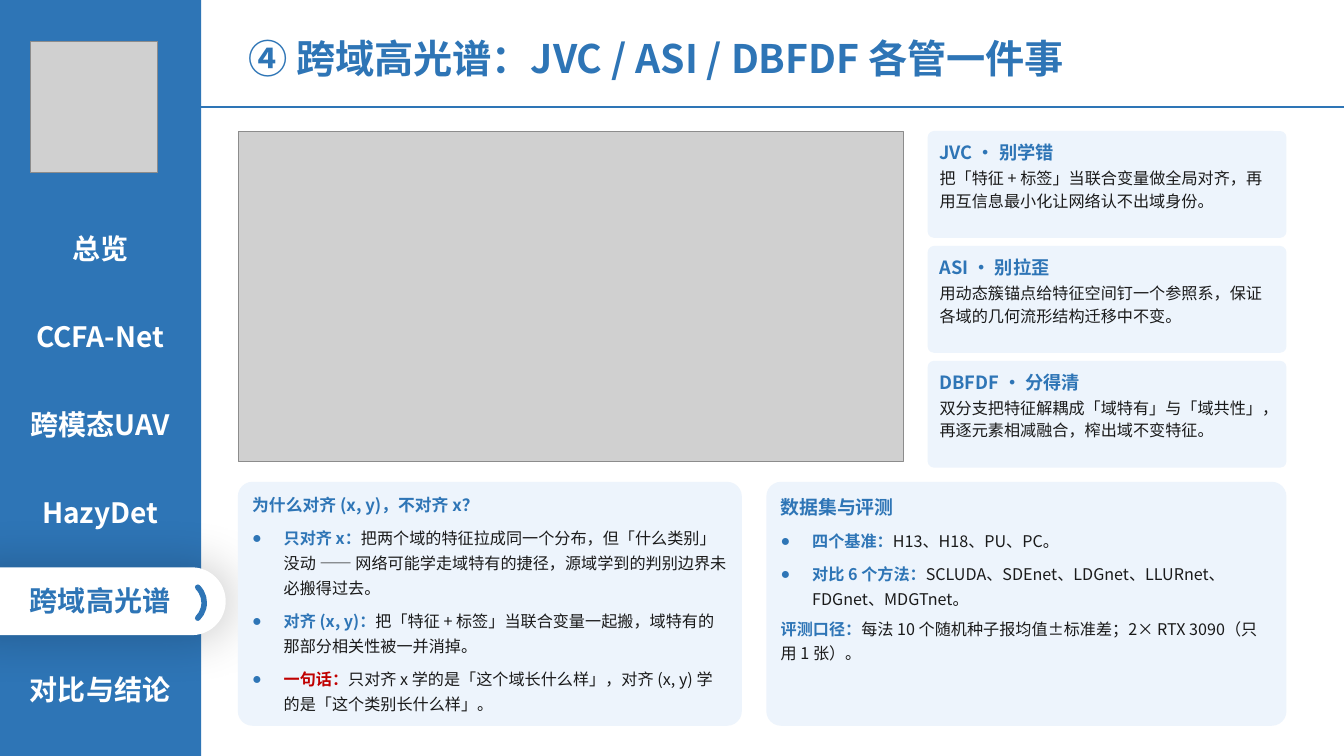
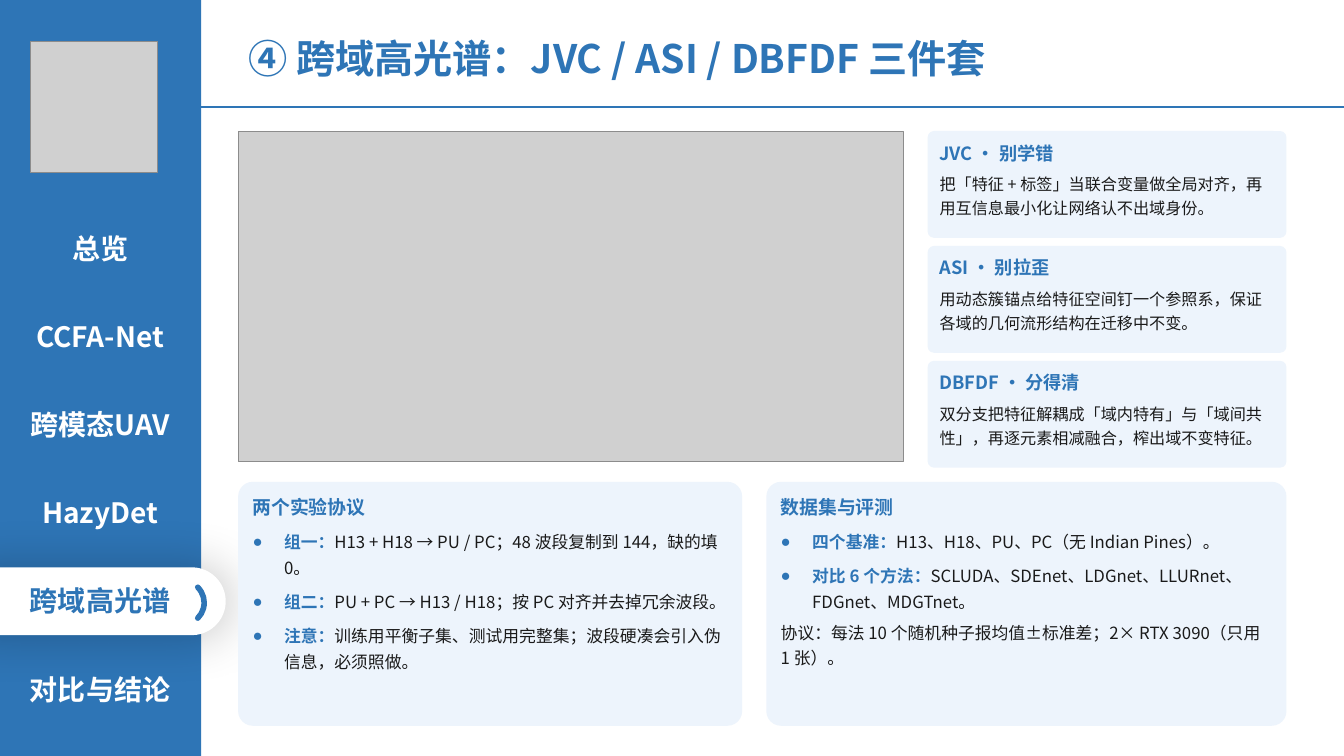
Before and after one commit to 139876/paper-notes, a slide deck: slide 14 of 论文精读/3-HazyDet精读/附件/四篇论文-组会汇报.pptx. Drawn at 1344x756 pixels with LibreOffice and Linux fonts; fonts in the diff are those of the drawing; grey boxes stand for pictures. Boxes give left, top, right and bottom in pixels: in the first picture for what was removed or moved away, otherwise in the second. Text is boxed around its words. In the diff, an @@ line names an element or a change of style, - is before the commit and + after.

```diff
--- a/论文精读/3-HazyDet精读/附件/四篇论文-组会汇报.pptx
+++ b/论文精读/3-HazyDet精读/附件/四篇论文-组会汇报.pptx
@@ text at <box>248,39,985,77</box>: text changed @@
-④ 跨域高光谱：JVC / ASI / DBFDF 各管一件事
+④ 跨域高光谱：JVC / ASI / DBFDF 三件套
@@ rounded rectangle "JVC · 别学错" at <box>928,131,1287,238</box>: line spacing 1.15 to 1.18; less space between paragraphs; line spacing 1.15 to 1.25; more space between paragraphs @@
@@ text in rounded rectangle at <box>940,291,1263,331</box>: text changed @@
-用动态簇锚点给特征空间钉一个参照系，保证各域的几何流形结构迁移中不变。
+用动态簇锚点给特征空间钉一个参照系，保证各域的几何流形结构在迁移中不变。
@@ text in rounded rectangle at <box>940,406,1263,446</box>: text changed @@
-双分支把特征解耦成「域特有」与「域共性」，再逐元素相减融合，榨出域不变特征。
+双分支把特征解耦成「域内特有」与「域间共性」，再逐元素相减融合，榨出域不变特征。
@@ text in rounded rectangle at <box>253,498,726,670</box>: text changed; size 11.5 to 12 pt @@
-为什么对齐 (x, y)，不对齐 x？
-● 只对齐 x：把两个域的特征拉成同一个分布，但「什么类别」没动 —— 网络可能学走域特有的捷径，源域学到的判别边界未必搬得过去。
-● 对齐 (x, y)：把「特征 + 标签」当联合变量一起搬，域特有的那部分相关性被一并消掉。
-● 一句话：只对齐 x 学的是「这个域长什么样」，对齐 (x, y) 学的是「这个类别长什么样」。
+两个实验协议
+● 组一：H13 + H18 → PU / PC；48 波段复制到 144，缺的填 0。
+● 组二：PU + PC → H13 / H18；按 PC 对齐并去掉冗余波段。
+● 注意：训练用平衡子集、测试用完整集；波段硬凑会引入伪信息，必须照做。
@@ text in rounded rectangle at <box>812,533,1219,550</box>: text changed; size 11.5 to 12 pt @@
-● 四个基准：H13、H18、PU、PC。
+● 四个基准：H13、H18、PU、PC（无 Indian Pines）。
@@ text in rounded rectangle at <box>812,567,1242,609</box>: size 11.5 to 12 pt in "对比 6 个方法：SCLUDA、SDEnet、LDGnet、LLURnet、FDGnet、MDGTnet。" @@
@@ text in rounded rectangle at <box>781,625,1261,666</box>: text changed; size 11.5 to 12 pt @@
-评测口径：每法 10 个随机种子报均值±标准差；2× RTX 3090（只用 1 张）。
+协议：每法 10 个随机种子报均值±标准差；2× RTX 3090（只用 1 张）。
```
Also in this commit, not shown: 14 other slides changed.
